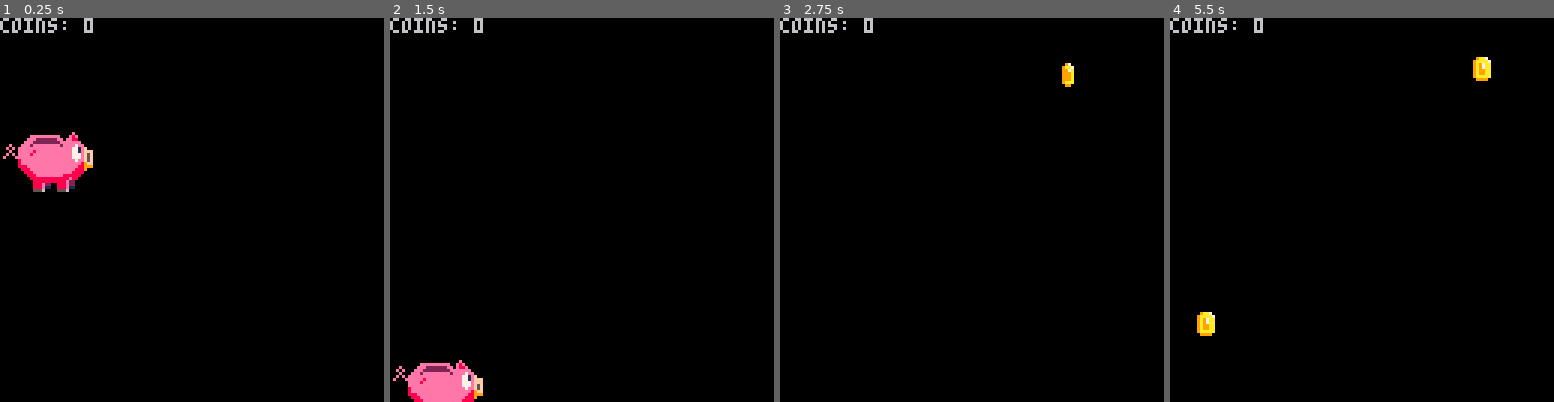
Above: before the commit, frames 1-4 (left to right).
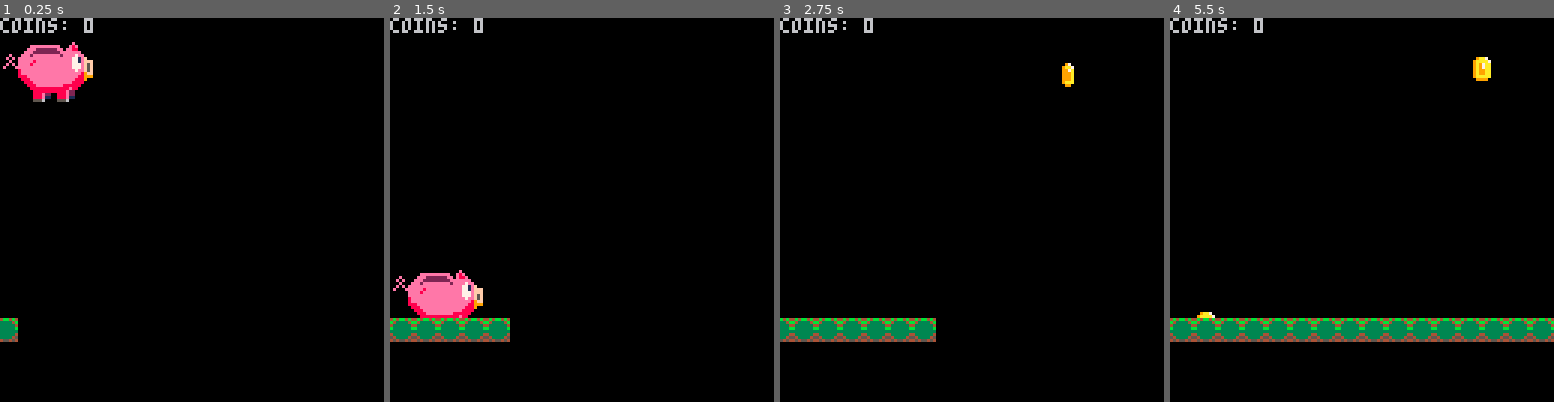
Above: after the commit, the same moments.

Repository: Houzvicka/ld44
Game: PICO-8 cartridge piggy.p8
Two runs of this game, one before a commit and one after it. Both use one fixed random seed, a clock stepped at 60 frames per second and the inputs below.
Inputs:
- Up to frame 1 (0.25 s): no input
- Up to frame 2 (1.5 s): no input
- Up to frame 3 (2.75 s): hold Right 1.6-2.1 s; hold Up 2.15-2.42 s; hold Right from 2.47 s (still down)
- Up to frame 4 (5.5 s): release Right at 3.03 s; hold Left 3.08-3.58 s; hold Right 4.02-4.68 s; hold Up 4.73-5.03 s; hold Left from 5.08 s (still down)

The runs differ from the first frame. In frame 1, 4.8% of the frame differs, in the area x 0-25%, y 6-85%; in frame 2, 5.7%; in frame 3, 2.5%; in frame 4, 6.2%, in the area x 0-100%, y 78-85%.

Commit message:
spawn the ground tiles;

Diff:
--- a/piggy.p8
+++ b/piggy.p8
@@ -19,6 +19,12 @@
  if (t==0)then
   fc=fc%#cs+1
   fp=fp%#fs+1
+
+  newground = make_ground(player.x)
+		add(grounds,newground)
+		if(#grounds > 50) then
+			del(grounds,grounds[0])
+  end
  end
 
  if(expandmap == 0) then
@@ -40,6 +46,7 @@
  camera(player.x,0)
  draw_player()
  draw_coins()
+ draw_grounds()
 
  --draw score
  print("coins: "..player.ncoin, player.x, 0)
@@ -51,7 +58,7 @@
 function make_player()
 	player = {}
 	player.x = 10
-	player.y = 10
+	player.y = -20
 	player.dy = 0
 	player.lives = 0
 	player.ncoin = 0
@@ -202,6 +209,30 @@
   end
 
   return collide
+end
+-->8
+//map
+
+grounds = {}
+lastx = 0
+
+function draw_grounds()
+ for g in all(grounds) do
+ 	draw_ground(g)
+ end
+end
+
+function draw_ground(ground)
+ spr(ground.sprite,ground.x,ground.y)
+end
+
+function make_ground(pos)
+	local ground = {}
+	ground.x = lastx + 8
+	lastx += 8
+	ground.y = 100
+	ground.sprite = 7
+	return ground
 end
 __gfx__
 00000000009aa700009aa700000970000009700000097000009aa7004b4bb4b40000000000000000000000000000000000000000000000000000000000000000
